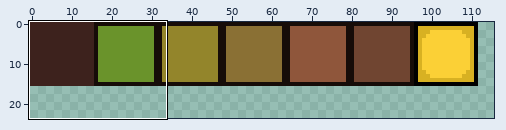
A pixel-art file gets an edit: sprite/rootwork_tilemap.aseprite. Above, an overview of the earlier version with the close-up marked.
Close-up. Before the commit:
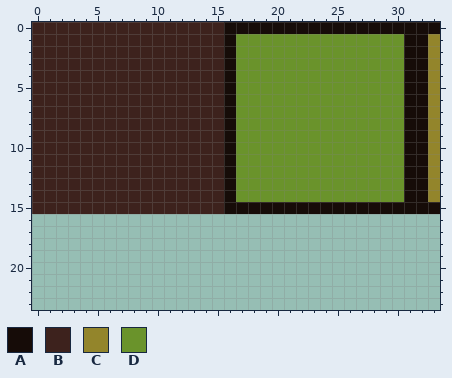
128x128 pixels, 1 frame. Shown: x 0..33, y 0..23. The wide view leaves out empty margins. The commit also changed other parts of the picture, which this record leaves out.
Palette (. is transparent): A #160c08  B #3d221d  C #93852b  D #6a932b
After the commit:
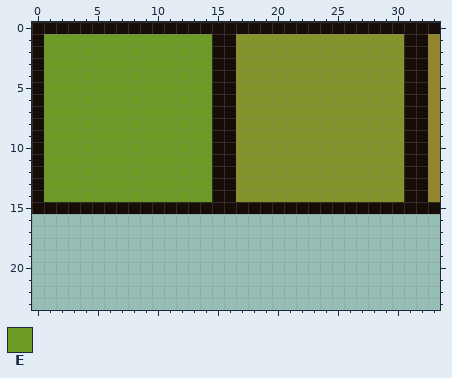
Colours new in this view: E #6d9c26
Change:
Colour D changes from #6a932b to #85932b.
The author changed colour B to colour A in row 0 at x 0 to 15; in rows 1 to 14 at x 0 and 15; in row 15 at x 0 to 15.
The author changed colour B to colour E in rows 1 to 14 at x 1 to 14.
Boxes around the changes in both close-ups, in picture pixels (x1, y1, x2, y2):
changed: (32, 22, 404, 214)
